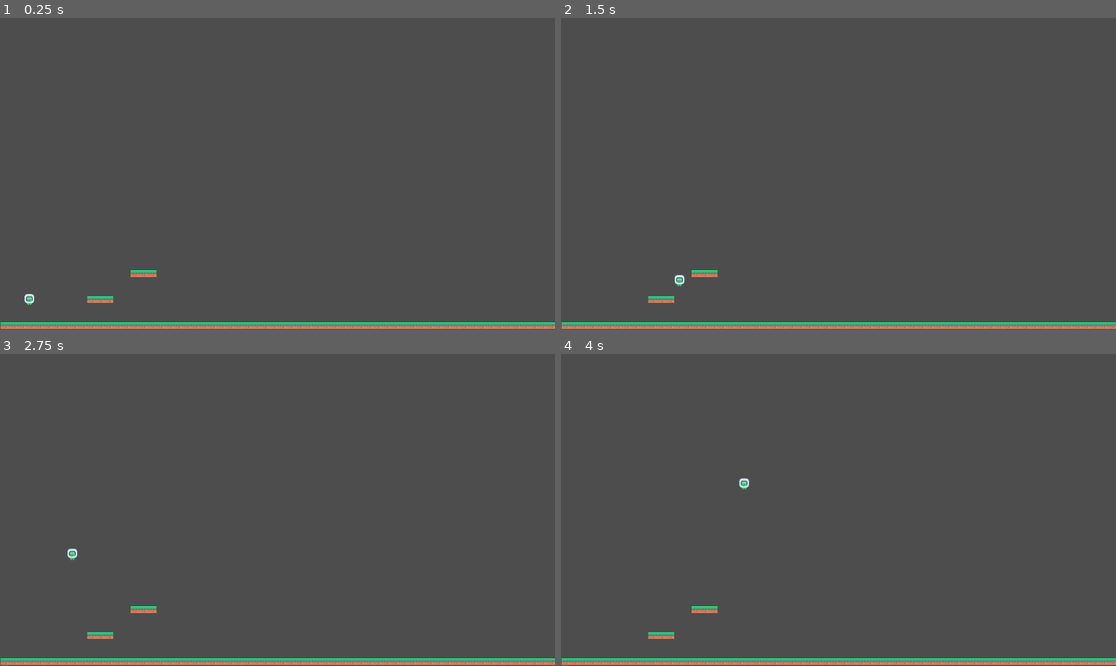
Above: before the commit, frames 1-4 (two rows, left to right).
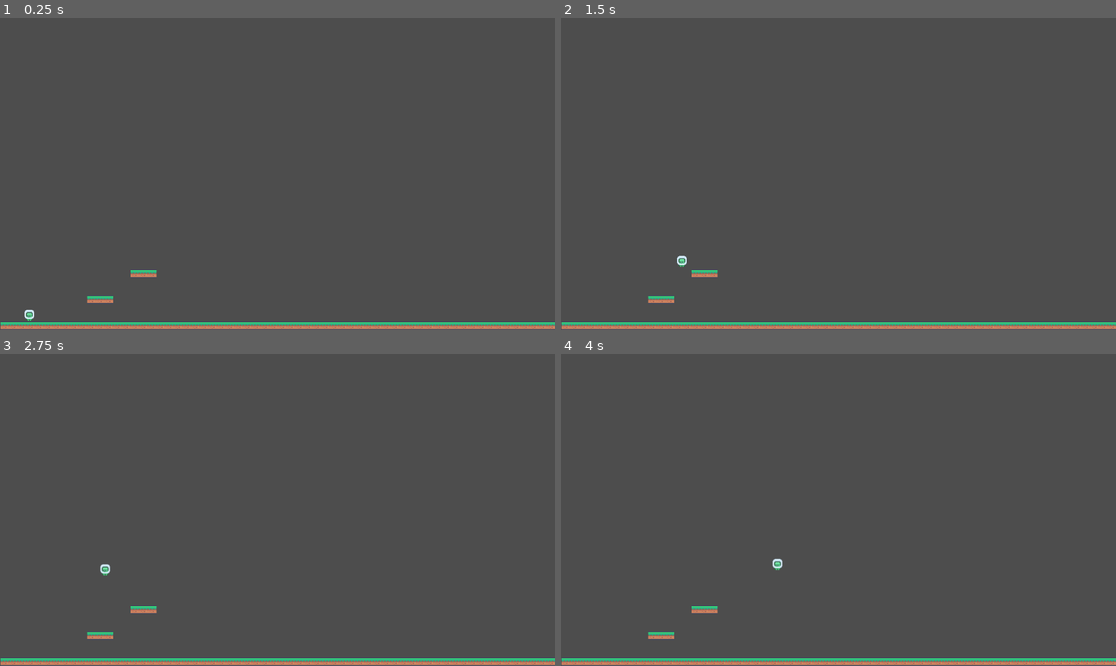
Above: after the commit, the same moments.

Repository: MrJoermungandr/ColdBlooded
Game: Godot game, scene res://Level/Test/movement_test.tscn
Same seed, same stepped clock (60 frames per second), same inputs: the game is played once before the commit and once after it. The project has no main scene, so this scene is started directly.
Inputs:
- Up to frame 1 (0.25 s): no input
- Up to frame 2 (1.5 s): tap Enter at 0.5 s; hold D (move_right) from 0.53 s (still down); tap Space (move_jump) at 0.6, 0.77, 1.07, 1.35 s
- Up to frame 3 (2.75 s): tap Space (move_jump) at 1.52, 1.82, 2.1 s; release D (move_right) at 2.03 s; hold A (move_left) from 2.03 s (still down)
- Up to frame 4 (4 s): release A (move_left) at 2.78 s; hold D (move_right) from 2.78 s (still down); tap Space (move_jump) at 2.85, 3.02, 3.32, 3.6, 3.77 s

The runs differ from the first frame. In frame 1, 0.1% of the frame differs, in the area x 4-7%, y 88-98%; in frame 2, 0.1%; in frame 3, 0.1%; in frame 4, 0.1%, in the area x 32-40%, y 39-70%.

Commit message:
proper bullet physics for jump

Diff:
--- a/Entity/Player/player.gd
+++ b/Entity/Player/player.gd
@@ -3,23 +3,41 @@
 @export
 var speed = 2000
 
+@export_group("Jump")
+@export
+var jump_height: float = 100
+@export
+var jump_time_to_peak: float = 0.5
+@export
+var jump_time_to_descend: float = 0.3
+
+@onready
+var jump_velocity: float = ((2.0 * jump_height) / jump_time_to_peak) * -1
+@onready
+var jump_gravity: float = ((-2.0 * jump_height) / (jump_time_to_peak * jump_time_to_peak)) * -1
+@onready
+var fall_gravity: float = ((-2.0 * jump_height) / (jump_time_to_descend * jump_time_to_descend)) * -1
+
 var has_double_jumped: bool = false
 
 func _physics_process(delta: float) -> void:
-	if is_on_floor():
+	var is_on_floor = is_on_floor()
+	if is_on_floor:
 		has_double_jumped = false
-	_handle_input(delta)
+	_handle_input(delta, is_on_floor)
 	move_and_slide()
+
+func _handle_input(delta: float, is_on_floor: bool):
+	var hor_input = Input.get_axis("move_left", "move_right")
+	velocity.x = hor_input * speed
+	if not is_on_floor:
+		velocity.y += get_current_gravity() * delta
 	if Input.is_action_just_pressed("move_jump"):
-		if is_on_floor():
-			velocity.y -= 50
+		if is_on_floor:
+			velocity.y = jump_velocity
 		elif not has_double_jumped:
-			velocity.y -= 50
+			velocity.y = jump_velocity
 			has_double_jumped = true
 
-
-func _handle_input(delta: float):
-	var hor_input = Input.get_axis("move_left", "move_right")
-	velocity.x = hor_input * speed
-	if not is_on_floor():
-		velocity.y += delta * 10
+func get_current_gravity() -> float:
+	return jump_gravity if velocity.y < 0.0 else fall_gravity # ternary statement is back, hell yeah!
